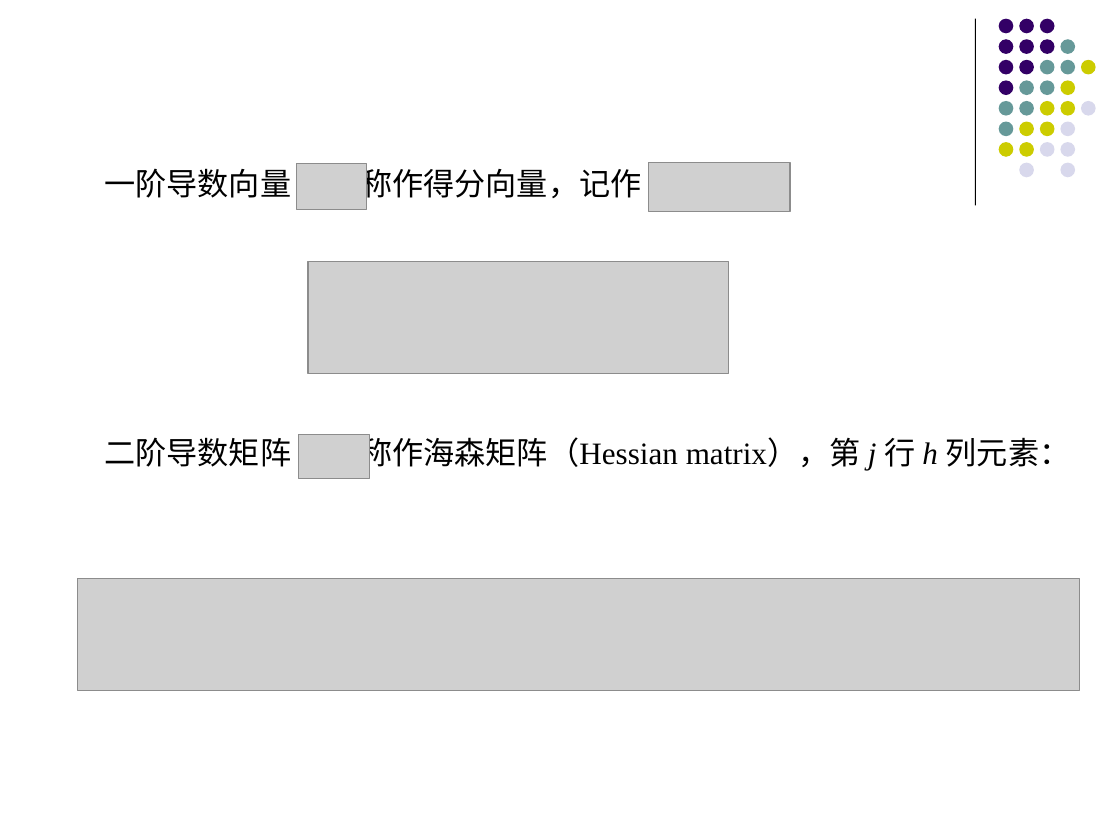
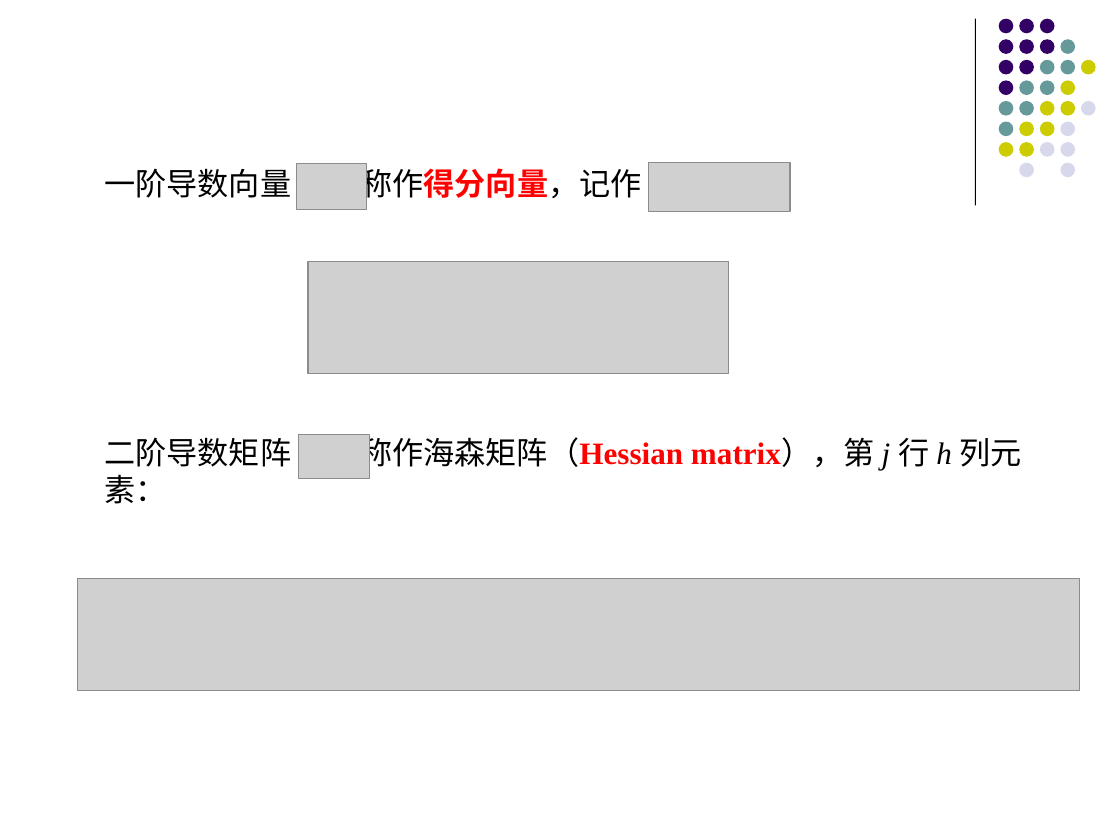
Before and after one commit to lizhengxiao/Non-life-Insurance-Actuarial-Science, a slide deck: slide 92 of Lectures/7 - Classification Rating and Generalized Linear Models.pptx. Drawn at 1120x840 pixels with LibreOffice and Linux fonts; fonts in the diff are those of the drawing; grey boxes stand for pictures. Boxes give left, top, right and bottom in pixels: in the first picture for what was removed or moved away, otherwise in the second. Text is boxed around its words. In the diff, an @@ line names an element or a change of style, - is before the commit and + after.

```diff
--- a/Lectures/7 - Classification Rating and Generalized Linear Models.pptx
+++ b/Lectures/7 - Classification Rating and Generalized Linear Models.pptx
@@ text "一阶导数向量 称作得分向量，记作" at [104, 163, 642, 203]: text colour #000000 to #FF0000, bold on in "称作得分向量，记作" @@
@@ text "二阶导数矩阵 称作海森矩阵（Hessian matrix），第 j 行 ..." at [104, 434, 1022, 472]: text colour #000000 to #FF0000, bold on in "称作海森矩阵（Hessian matrix），第" @@
```
Also in this commit, not shown: 14 other slides changed, 5 other files.
